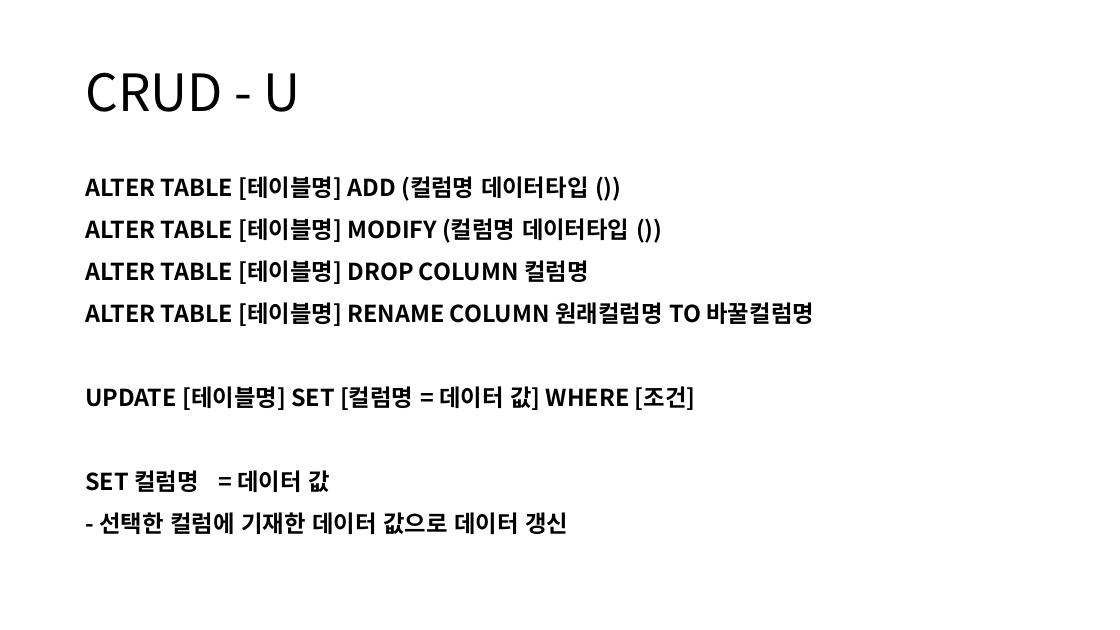
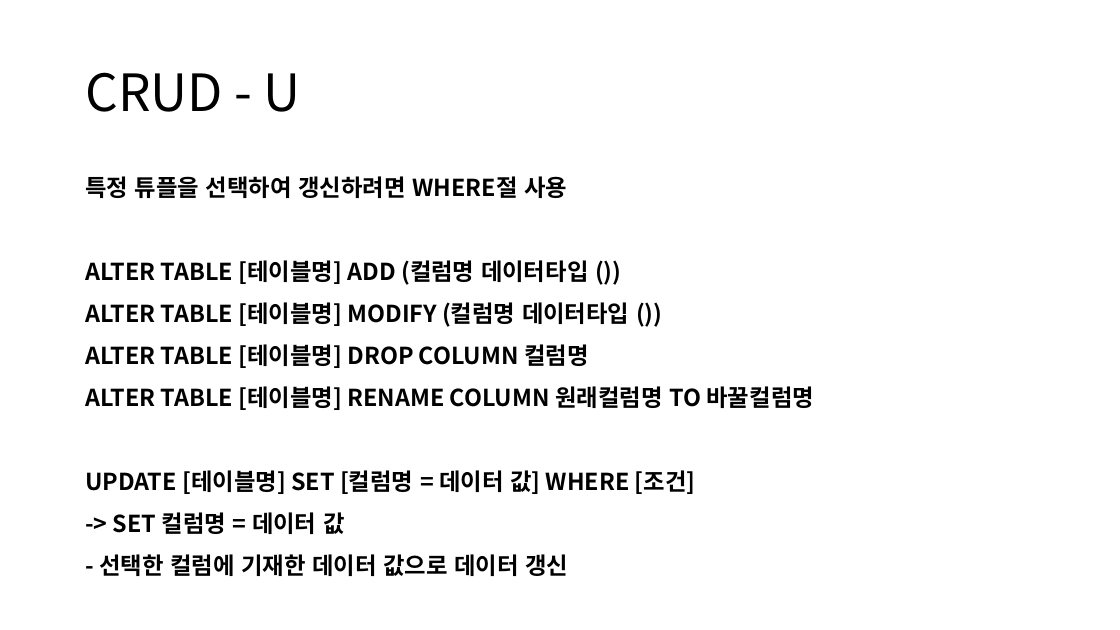
Before and after one commit to 98jiyong/DB, a slide deck: slide 8 of 자료/DB정리.pptx. Drawn at 1120x630 pixels with LibreOffice and Linux fonts; fonts in the diff are those of the drawing. Boxes give left, top, right and bottom in pixels: in the first picture for what was removed or moved away, otherwise in the second. Text is boxed around its words. In the diff, an @@ line names an element or a change of style, - is before the commit and + after.

```diff
--- a/자료/DB정리.pptx
+++ b/자료/DB정리.pptx
@@ text at [85, 176, 567, 198]: paragraph added @@
+특정 튜플을 선택하여 갱신하려면 WHERE절 사용
@@ text at [113, 512, 344, 534]: text changed @@
-SET 컬럼명 = 데이터 값
+-> SET 컬럼명 = 데이터 값
```
Also in this commit, not shown: 4 other slides changed, 1 slide added, 1 slide removed, 2 other files.
